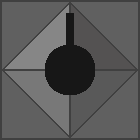
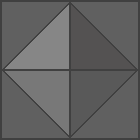
Two versions of the same layered image (w=140, h=140). Layer-by-layer changes:
removed layer "Calque 3" over [45, 13, 95, 95]
